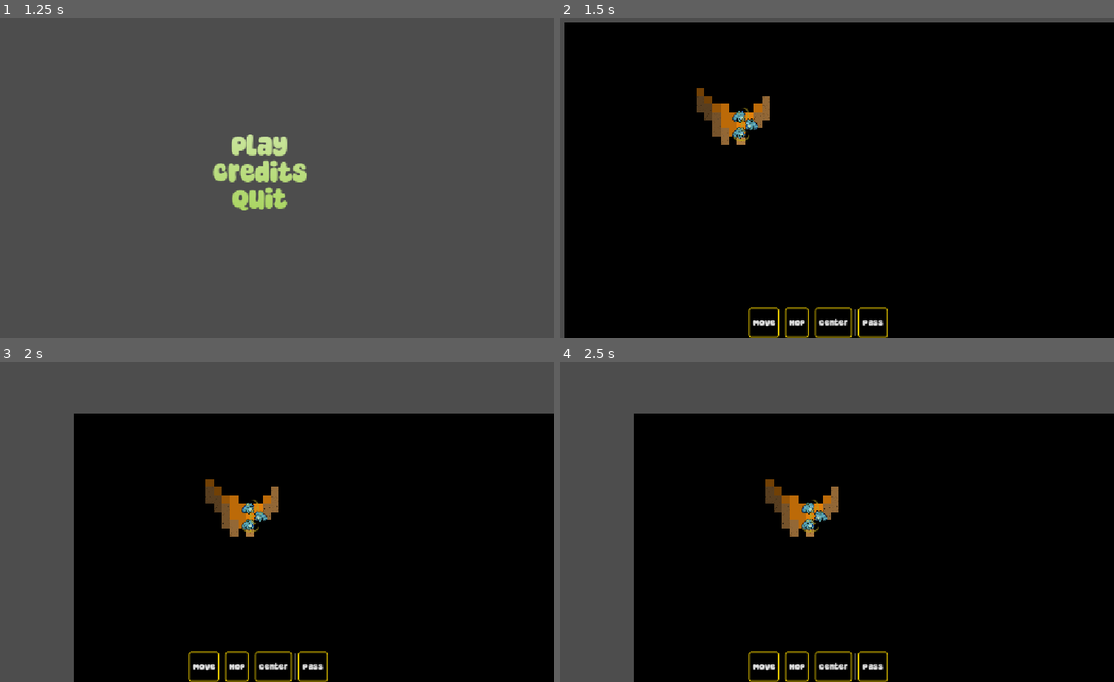
Above: before the commit, frames 1-4 (two rows, left to right).
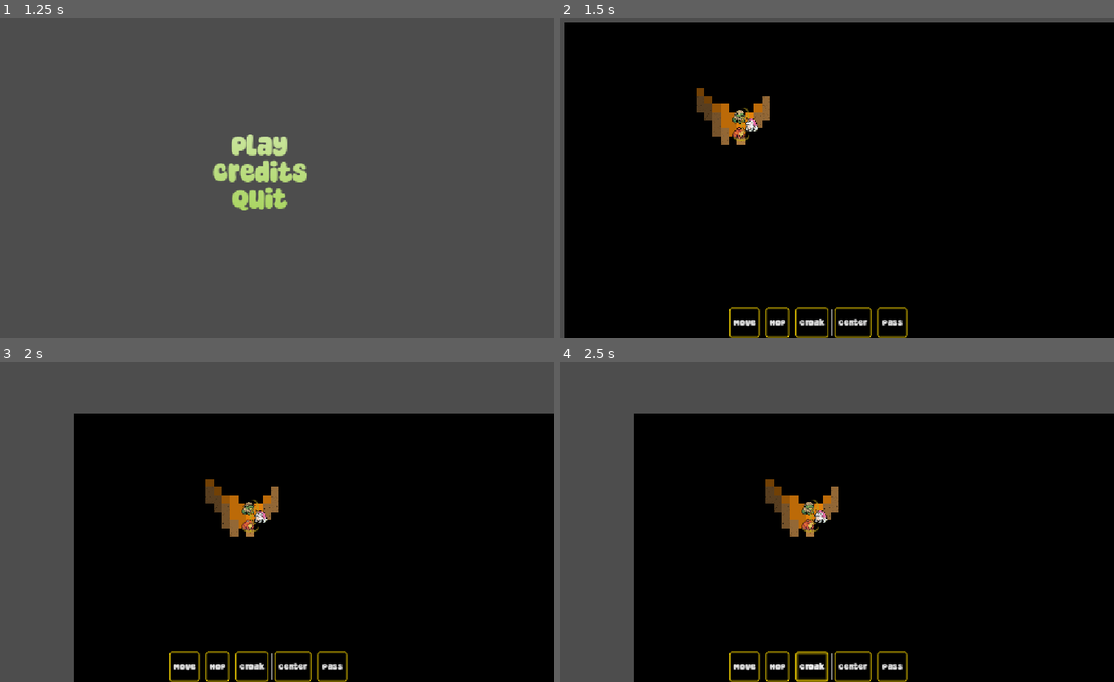
Above: after the commit, the same moments.

Repository: Habidakus/wild-jam-98-signal
Game: Godot game, scene res://scenes/main.tscn
The game is run twice, just before and just after one commit, with the same random seed, the same clock (stepped at 60 frames per second) and the same inputs.
Inputs (mouse positions are in pixels of both pictures, inside the frame that each line leads up to):
- Up to frame 1 (1.25 s): tap Enter at 0.5 s; move the mouse to (387, 155) at 0.52 s; click (387, 155) at 0.67 s
- Up to frame 2 (1.5 s): click "Play" at 1.25 s
- Up to frame 3 (2 s): no input
- Up to frame 4 (2.5 s): click (809, 666) at 2 s, where only the run after the commit has a clickable "Croak"

Frame 1 is identical in both runs. In frame 2, 1.5% of the frame differs, in the area x 30-63%, y 28-100%; in frame 3, 1.4%; in frame 4, 1.5%, in the area x 30-63%, y 43-100%.

Commit message:
Added croak radar ability, increased speed frog to 3 ap and droped their move ability to only 4 squares

Diff:
--- /dev/null
+++ b/data/abilities/ribbit_frogman.tres
@@ -0,0 +1,31 @@
+[gd_resource type="Resource" script_class="Ability" format=3 uid="uid://blr1yibdbrnjn"]
+
+[ext_resource type="AudioStream" uid="uid://ceig556jsqcb8" path="res://sounds/croak_001.wav" id="1_dspc1"]
+[ext_resource type="Script" uid="uid://cikj2phnxdvs6" path="res://scripts/resources/ability.gd" id="1_x7i4k"]
+[ext_resource type="AudioStream" uid="uid://cny3un23bbm5n" path="res://sounds/croak_002.wav" id="2_mvs3d"]
+[ext_resource type="AudioStream" uid="uid://bqk4v6snh2hut" path="res://sounds/croak_003.wav" id="3_cap3s"]
+[ext_resource type="AudioStream" uid="uid://c2shn6kkax3jp" path="res://sounds/croak_004.wav" id="4_mfghy"]
+[ext_resource type="AudioStream" uid="uid://cuppjcnfedtfn" path="res://sounds/croak_005.wav" id="5_3iv4f"]
+[ext_resource type="AudioStream" uid="uid://b5vdmp1ir6dnx" path="res://sounds/croak_006.wav" id="6_m7itn"]
+[ext_resource type="AudioStream" uid="uid://buwedu1yb5tj5" path="res://sounds/croak_007.wav" id="7_ddpv7"]
+[ext_resource type="AudioStream" uid="uid://ow83qd4fiovp" path="res://sounds/croak_008.wav" id="8_s4ju5"]
+
+[sub_resource type="AudioStreamRandomizer" id="AudioStreamRandomizer_ruf7k"]
+streams_count = 8
+stream_0/stream = ExtResource("1_dspc1")
+stream_1/stream = ExtResource("2_mvs3d")
+stream_2/stream = ExtResource("3_cap3s")
+stream_3/stream = ExtResource("4_mfghy")
+stream_4/stream = ExtResource("5_3iv4f")
+stream_5/stream = ExtResource("6_m7itn")
+stream_6/stream = ExtResource("7_ddpv7")
+stream_7/stream = ExtResource("8_s4ju5")
+
+[resource]
+script = ExtResource("1_x7i4k")
+ability_name = "Croak"
+ability_description = "Emit an echo locating chroak"
+activation_sound = SubResource("AudioStreamRandomizer_ruf7k")
+ability_range = 20
+mechanism = 9
+metadata/_custom_type_script = "uid://cikj2phnxdvs6"
--- /dev/null
+++ b/data/abilities/walk_speedfrog.tres
@@ -0,0 +1,13 @@
+[gd_resource type="Resource" script_class="Ability" format=3 uid="uid://d0kw8hmrqcd3k"]
+
+[ext_resource type="AudioStream" uid="uid://bx2uxcxhqlt7t" path="res://sounds/gravel_footsteps_01.wav" id="1_jjsy5"]
+[ext_resource type="Script" uid="uid://cikj2phnxdvs6" path="res://scripts/resources/ability.gd" id="2_5f1cv"]
+
+[resource]
+script = ExtResource("2_5f1cv")
+ability_name = "Skuttle"
+activation_sound = ExtResource("1_jjsy5")
+target = 1
+ability_range = 4
+mechanism = 3
+metadata/_custom_type_script = "uid://cikj2phnxdvs6"
--- a/data/units/explorefrog.tres
+++ b/data/units/explorefrog.tres
@@ -5,17 +5,18 @@
 [ext_resource type="Resource" uid="uid://cfml25su7geis" path="res://data/abilities/walk_frogman.tres" id="3_ko3vw"]
 [ext_resource type="Resource" uid="uid://gri8rt877fo2" path="res://data/abilities/hop_frogman.tres" id="4_ett6y"]
 [ext_resource type="Script" uid="uid://cobklneaf4pkw" path="res://scripts/resources/unit.gd" id="5_7vjo0"]
-[ext_resource type="SpriteFrames" uid="uid://ct1r5u7h7pu1m" path="res://art/wild_frogs/animations/frog_02_blue/sprite_frames.tres" id="6_68oku"]
+[ext_resource type="Resource" uid="uid://blr1yibdbrnjn" path="res://data/abilities/ribbit_frogman.tres" id="5_wpnn3"]
+[ext_resource type="SpriteFrames" uid="uid://dv0p6w0emakd6" path="res://art/wild_frogs/animations/frog_06_explorer/sprite_frames.tres" id="6_k86rc"]
 [ext_resource type="Texture2D" uid="uid://bd88g8kwrsy2f" path="res://art/wild_frogs/sprites/frog_06_explorer.png" id="7_k86rc"]
 
 [resource]
 script = ExtResource("5_7vjo0")
 unit_name = "Frogman"
 texture = ExtResource("7_k86rc")
-sprite_frames = ExtResource("6_68oku")
+sprite_frames = ExtResource("6_k86rc")
 unit_description = "Explore Frog will never understand why Valheim uses strawberry art for raspberries. "
 action_points = 2
 unit_side = 1
 hit_points = 10
-abilities = Array[ExtResource("1_k86rc")]([ExtResource("2_wpnn3"), ExtResource("3_ko3vw"), ExtResource("4_ett6y")])
+abilities = Array[ExtResource("1_k86rc")]([ExtResource("2_wpnn3"), ExtResource("3_ko3vw"), ExtResource("4_ett6y"), ExtResource("5_wpnn3")])
 metadata/_custom_type_script = "uid://cobklneaf4pkw"
--- a/data/units/speedfrog.tres
+++ b/data/units/speedfrog.tres
@@ -2,20 +2,21 @@
 
 [ext_resource type="Script" uid="uid://cikj2phnxdvs6" path="res://scripts/resources/ability.gd" id="1_6hw3k"]
 [ext_resource type="Resource" uid="uid://ej4m7axlxbbb" path="res://data/abilities/lantern.tres" id="2_vcpb4"]
-[ext_resource type="Resource" uid="uid://cfml25su7geis" path="res://data/abilities/walk_frogman.tres" id="3_ps125"]
+[ext_resource type="Resource" uid="uid://d0kw8hmrqcd3k" path="res://data/abilities/walk_speedfrog.tres" id="3_vcpb4"]
 [ext_resource type="Resource" uid="uid://gri8rt877fo2" path="res://data/abilities/hop_frogman.tres" id="4_bdj8b"]
 [ext_resource type="Script" uid="uid://cobklneaf4pkw" path="res://scripts/resources/unit.gd" id="5_fyo8y"]
-[ext_resource type="SpriteFrames" uid="uid://ct1r5u7h7pu1m" path="res://art/wild_frogs/animations/frog_02_blue/sprite_frames.tres" id="6_msqy4"]
+[ext_resource type="Resource" uid="uid://blr1yibdbrnjn" path="res://data/abilities/ribbit_frogman.tres" id="5_ps125"]
+[ext_resource type="SpriteFrames" uid="uid://cu505xyf1m3eu" path="res://art/wild_frogs/animations/frog_04_red/sprite_frames.tres" id="6_6hw3k"]
 [ext_resource type="Texture2D" uid="uid://cqti5ffrym3ag" path="res://art/wild_frogs/sprites/frog_07_dart.png" id="7_6hw3k"]
 
 [resource]
 script = ExtResource("5_fyo8y")
 unit_name = "Frogman"
 texture = ExtResource("7_6hw3k")
-sprite_frames = ExtResource("6_msqy4")
+sprite_frames = ExtResource("6_6hw3k")
 unit_description = "Speed Frog ... woooooooosh ... Hey where'd he go?"
 action_points = 2
 unit_side = 1
 hit_points = 8
-abilities = Array[ExtResource("1_6hw3k")]([ExtResource("2_vcpb4"), ExtResource("3_ps125"), ExtResource("4_bdj8b")])
+abilities = Array[ExtResource("1_6hw3k")]([ExtResource("2_vcpb4"), ExtResource("3_vcpb4"), ExtResource("4_bdj8b"), ExtResource("5_ps125")])
 metadata/_custom_type_script = "uid://cobklneaf4pkw"
--- a/data/units/unicornfrog.tres
+++ b/data/units/unicornfrog.tres
@@ -5,17 +5,18 @@
 [ext_resource type="Resource" uid="uid://cfml25su7geis" path="res://data/abilities/walk_frogman.tres" id="3_0pho3"]
 [ext_resource type="Resource" uid="uid://gri8rt877fo2" path="res://data/abilities/hop_frogman.tres" id="4_hprai"]
 [ext_resource type="Script" uid="uid://cobklneaf4pkw" path="res://scripts/resources/unit.gd" id="5_8r7vf"]
-[ext_resource type="SpriteFrames" uid="uid://ct1r5u7h7pu1m" path="res://art/wild_frogs/animations/frog_02_blue/sprite_frames.tres" id="6_336f1"]
+[ext_resource type="Resource" uid="uid://blr1yibdbrnjn" path="res://data/abilities/ribbit_frogman.tres" id="5_ecmon"]
+[ext_resource type="SpriteFrames" uid="uid://bih208be3pf7m" path="res://art/wild_frogs/animations/frog_08_unicorn/sprite_frames.tres" id="6_kteuo"]
 [ext_resource type="Texture2D" uid="uid://xfwtik3mbhyx" path="res://art/wild_frogs/sprites/frog_08_unicorn.png" id="7_kteuo"]
 
 [resource]
 script = ExtResource("5_8r7vf")
 unit_name = "Frogman"
 texture = ExtResource("7_kteuo")
-sprite_frames = ExtResource("6_336f1")
+sprite_frames = ExtResource("6_kteuo")
 unit_description = "Uni Frog's birthday is in early January and frankly she's expecting a better present than last year."
 action_points = 2
 unit_side = 1
 hit_points = 10
-abilities = Array[ExtResource("1_kteuo")]([ExtResource("2_ecmon"), ExtResource("3_0pho3"), ExtResource("4_hprai")])
+abilities = Array[ExtResource("1_kteuo")]([ExtResource("2_ecmon"), ExtResource("3_0pho3"), ExtResource("4_hprai"), ExtResource("5_ecmon")])
 metadata/_custom_type_script = "uid://cobklneaf4pkw"
